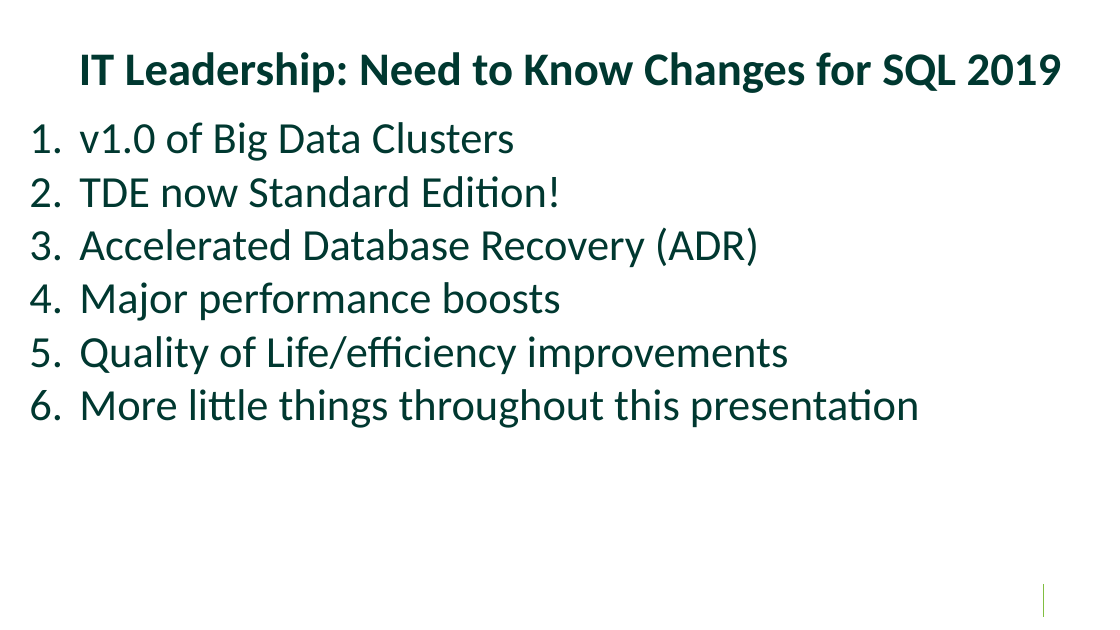
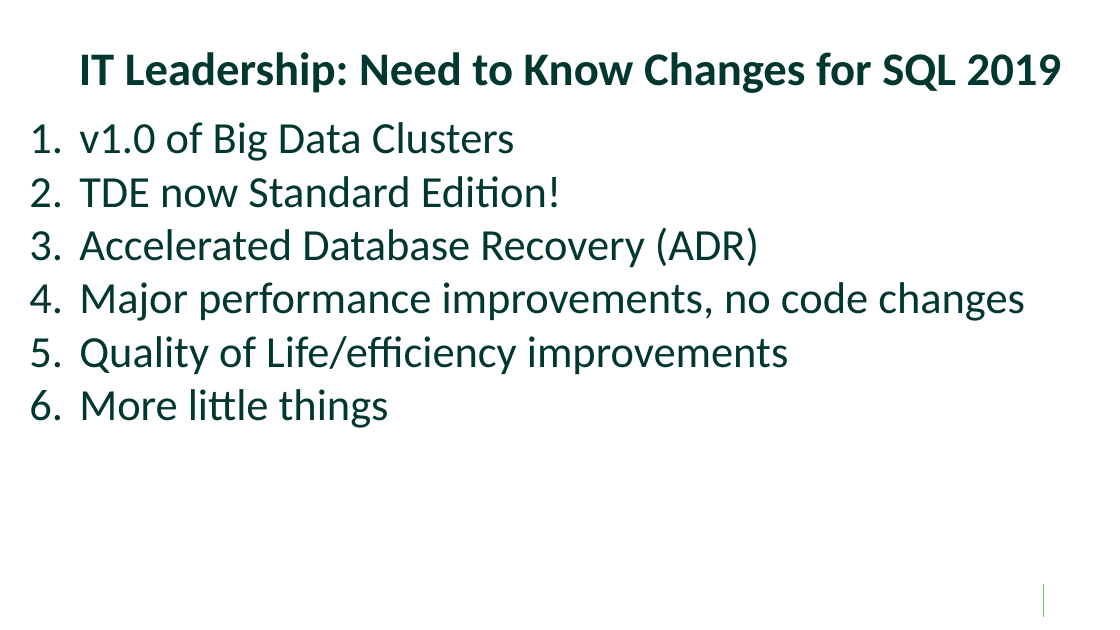
Before and after one commit to williamadba/Public-Presentations, a slide deck: slide 8 of SparkEd/The Business Case for SQL 2019.pptx. Drawn at 1120x630 pixels with LibreOffice and Linux fonts; fonts in the diff are those of the drawing; background and template pictures are left out. Boxes give left, top, right and bottom in pixels: in the first picture for what was removed or moved away, otherwise in the second. Text is boxed around its words. In the diff, an @@ line names an element or a change of style, - is before the commit and + after.

```diff
--- a/SparkEd/The Business Case for SQL 2019.pptx
+++ b/SparkEd/The Business Case for SQL 2019.pptx
@@ text at [79,282,1025,321]: text changed @@
-4. Major performance boosts
+4. Major performance improvements, no code changes
@@ text at [79,389,389,428]: text changed @@
-6. More little things throughout this presentation
+6. More little things
```
Also in this commit, not shown: 27 other slides changed, 1 slide removed.
